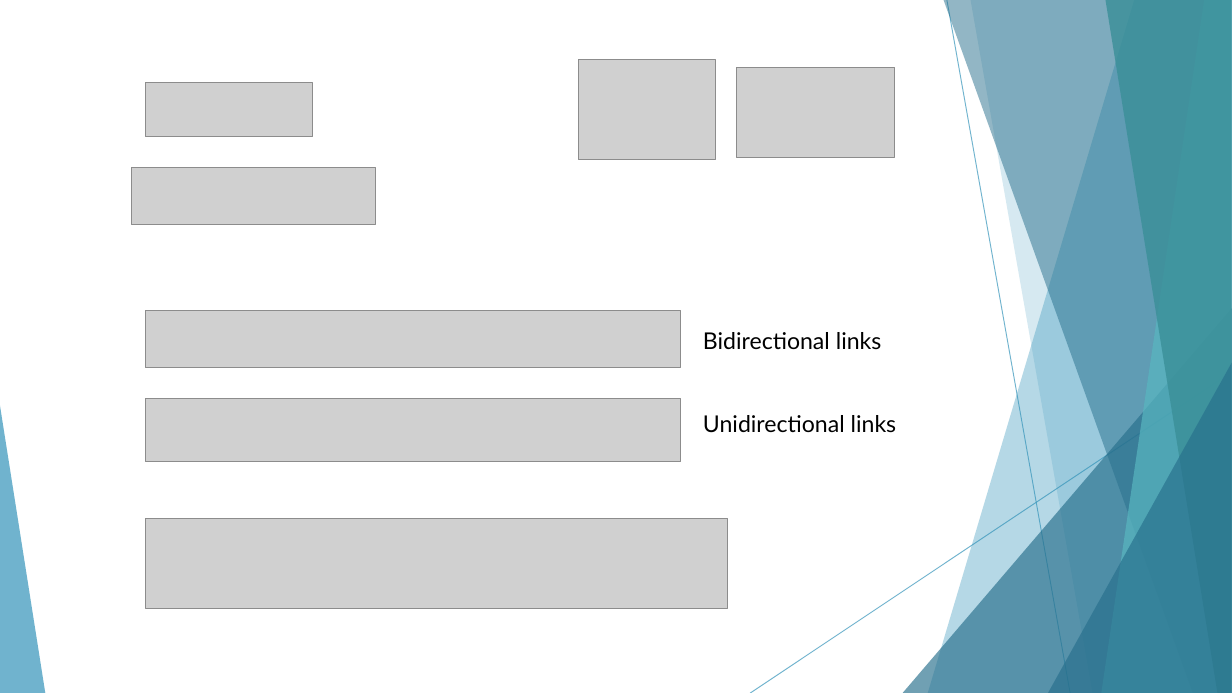
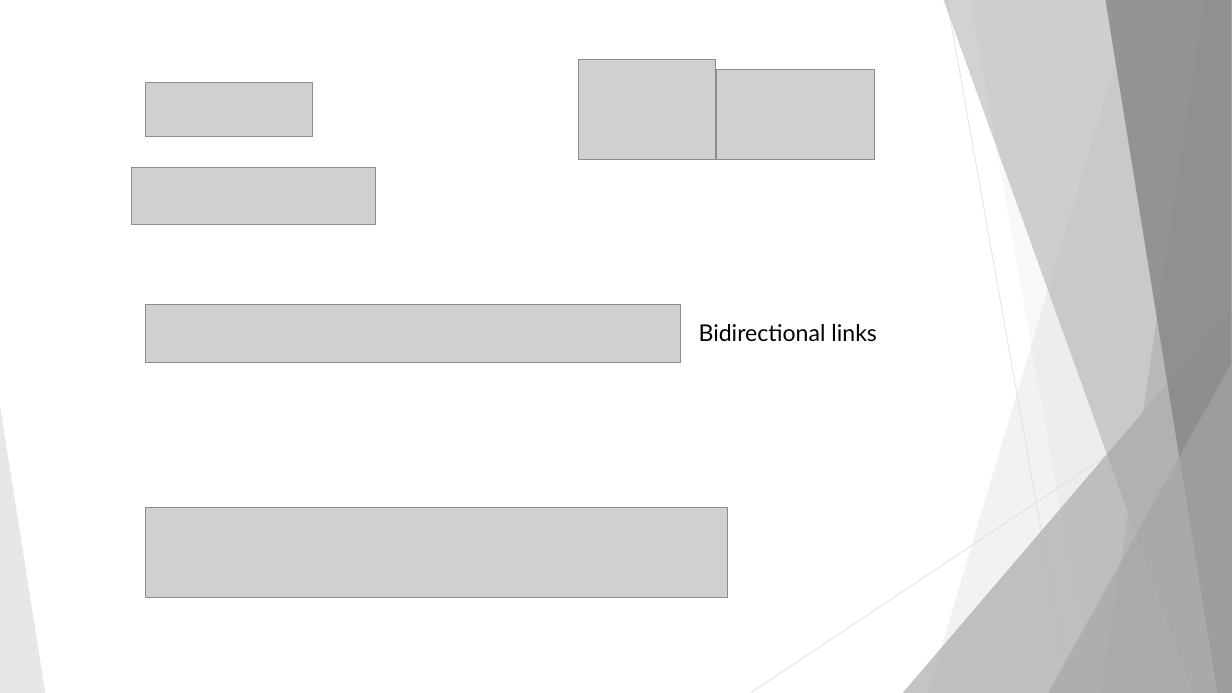
Before and after one commit to netxpto/NetPlanner, a slide deck: slide 8 of sdf/heuristic/transparent/Results/Thesis_Presentation.pptx. Drawn at 1232x693 pixels with LibreOffice and Linux fonts; fonts in the diff are those of the drawing; grey boxes stand for pictures. Boxes give left, top, right and bottom in pixels: in the first picture for what was removed or moved away, otherwise in the second. Text is boxed around its words. In the diff, an @@ line names an element or a change of style, - is before the commit and + after.

```diff
--- a/sdf/heuristic/transparent/Results/Thesis_Presentation.pptx
+++ b/sdf/heuristic/transparent/Results/Thesis_Presentation.pptx
@@ freeform shape at (928,0,1232,693): fill #3494BA at 36% opacity to #DDDDDD at 36% opacity @@
@@ freeform shape at (944,0,1232,693): fill #276F8B at 50% opacity to #A6A6A6 at 50% opacity @@
@@ line (947, 0) - (1070, 693): stroke #3494BA 0.75 pt to #DDDDDD 0.75 pt @@
@@ freeform shape at (970,0,1232,693): fill #3494BA at 20% opacity to #DDDDDD at 20% opacity @@
@@ freeform shape at (1102,0,1232,693): fill #58B6C0 at 70% opacity to #B2B2B2 at 70% opacity @@
@@ freeform shape at (1105,0,1232,693): fill #3A8F98 at 80% opacity to #858585 at 80% opacity @@
@@ picture: place and size @@
-picture at (737,67,895,157)
+picture at (716,69,874,159)
@@ picture: place and size @@
-picture at (145,311,680,368)
+picture at (145,305,680,362)
@@ text "Bidirectional links": place and size @@
-text "Bidirectional links" at (703,332,897,433)
+text "Bidirectional links" at (699,324,877,342)
@@ triangle at (903,308,1232,693): fill #276F8B at 66% opacity to #A6A6A6 at 66% opacity @@
@@ line (1232, 372) - (750, 693): stroke #3494BA 0.75 pt to #DDDDDD 0.75 pt @@
@@ triangle at (1048,363,1232,693): fill #276F8B at 66% opacity to #A6A6A6 at 66% opacity @@
@@ triangle at (0,406,45,693): fill #3494BA at 70% opacity to #DDDDDD at 70% opacity @@
@@ picture removed at (145,398,680,462) @@
@@ text at (703,415,897,433): paragraph removed @@
-Unidirectional links
@@ picture: place and size @@
-picture at (145,518,728,608)
+picture at (145,507,728,597)
```
Also in this commit, not shown: 10 other slides changed, 6 slides added, 3 slides removed, 14 other files.
